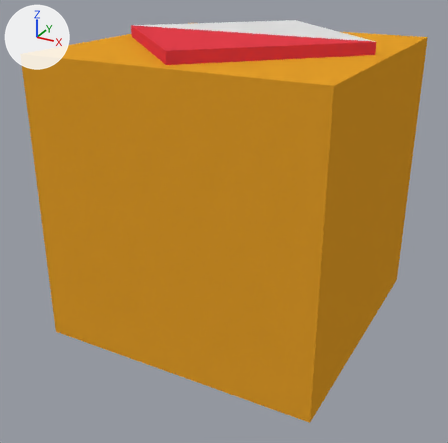
The Blender file GRAPHIC/Models/Char.blend, before and after one commit.
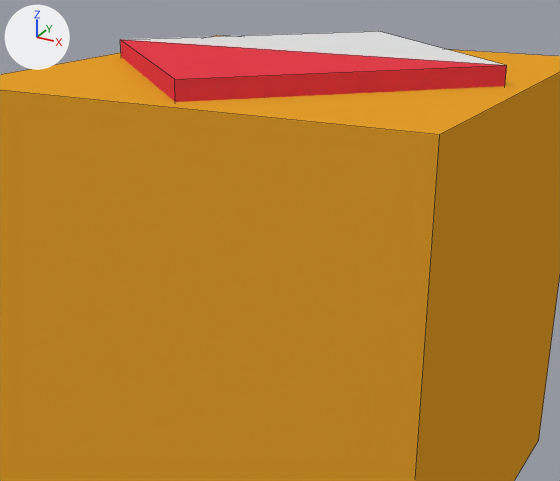
There are two pictures of each version: one whole from a camera (50 mm lens) standing at (0.977, -1.9, 1.293) and looking at (-0.023, -0.082, 0.384), one close up on the part from 12% to 92% of the width and 0% to 69% of the height. Every picture has the same lights, and +X, +Y and +Z are marked at upper left. The close-ups show mesh edges as thin lines.

Script lines for the objects in view, before the commit:
```python
me_cube = bpy.data.meshes.new('Cube')
me_cube.from_pydata(...)  # 16 vertices, 13 faces; spans x -0.5..0.5, y -0.5..0.5, z 0.0..1.039
# faces by material slot: [6, 4, 3]
me_cube.materials.append(mat_material)  # orange #e7a12b
me_cube.materials.append(mat_material_001)  # red #e7414c
me_cube.materials.append(mat_material_002)  # light grey #e3e3e3
ob_cube = bpy.data.objects.new('Cube', me_cube)
ob_cube.location = (0.0, 0.0, 0.0)
```
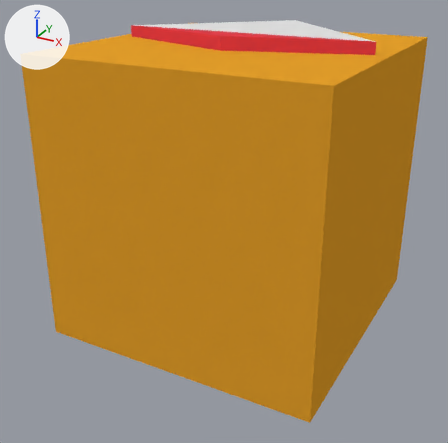
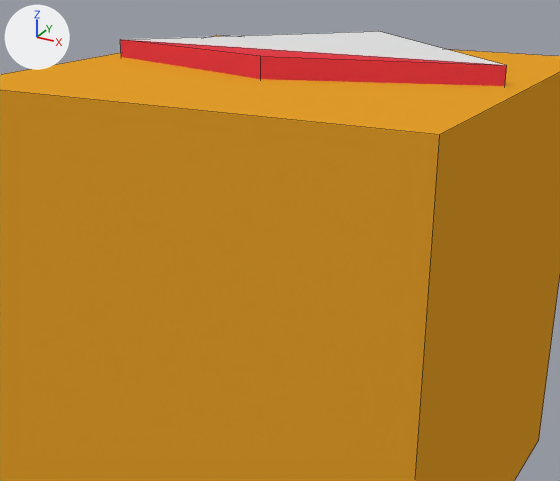
What differs and where, as boxes [x1, y1, x2, y2] in the close-ups (560 x 481 px; the box of a moved part takes in the faces that stretch with it):
part 1 of me_cube, moved or reshaped
    before: [120, 39, 507, 102]
    after: [120, 39, 507, 86]

Patch to the scene script:
```diff
--- a/GRAPHIC/Models/Char.blend.py
+++ b/GRAPHIC/Models/Char.blend.py
@@ me_cube @@
 me_cube.from_pydata(...)  # 16 vertices, 13 faces; spans x -0.5..0.5, y -0.5..0.5, z 0.0..1.039
 # used by ob_cube; location = (0.0, 0.0, 0.0)
-me_cube.vertices[8].co = (0.0, -0.453, 0.961)
-me_cube.vertices[9].co = (0.0, -0.453, 1.039)  # pixel (174, 79)
+# me_cube part 1
+me_cube.vertices[8].co = (0.0, -0.147, 0.961)
+me_cube.vertices[9].co = (0.0, -0.147, 1.045)  # pixel (260, 56)
 me_cube.materials.append(mat_material)
```
